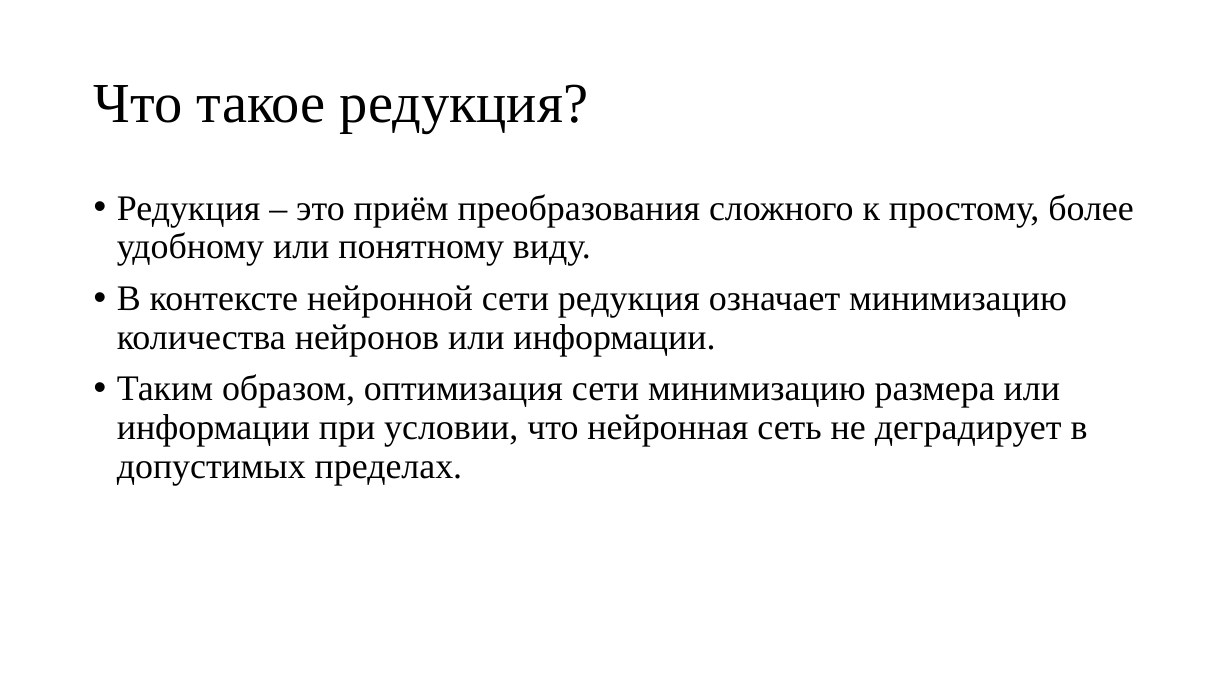
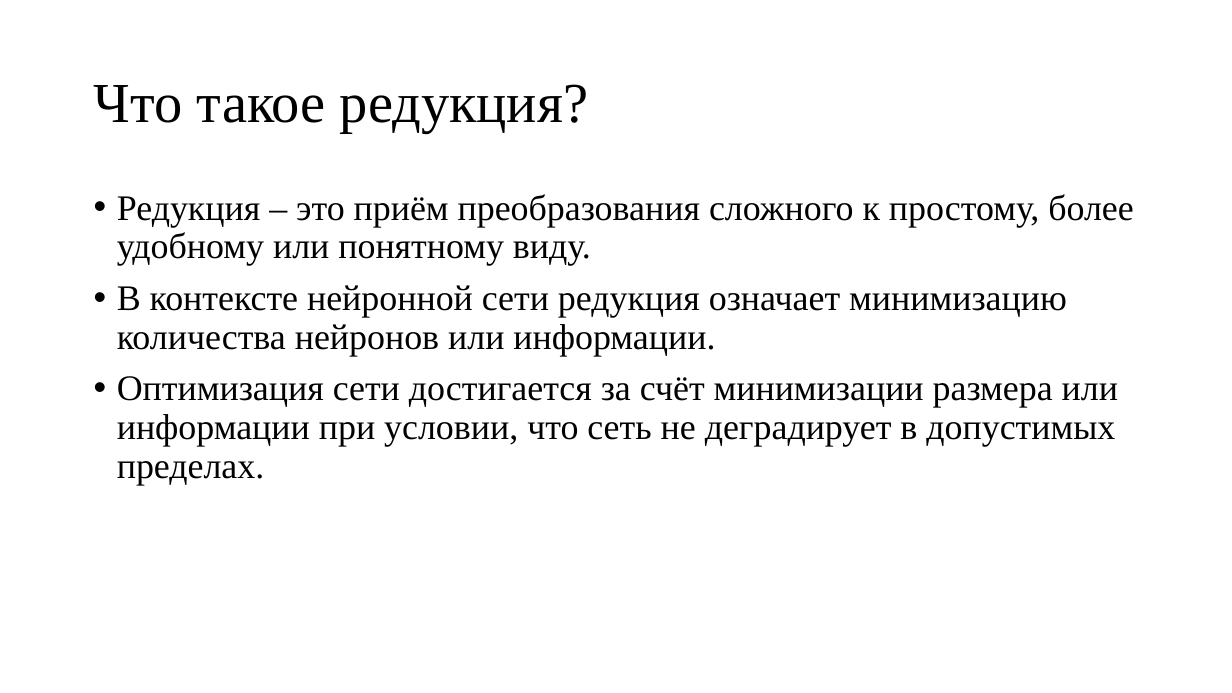
Before and after one commit to sven4500/masters-diploma, a slide deck: slide 9 of Презентация/Пезентация.ppt. Drawn at 1232x693 pixels with LibreOffice and Linux fonts; fonts in the diff are those of the drawing. Boxes give left, top, right and bottom in pixels: in the first picture for what was removed or moved away, otherwise in the second. Text is boxed around its words. In the diff, an @@ line names an element or a change of style, - is before the commit and + after.

```diff
--- a/Презентация/Пезентация.ppt
+++ b/Презентация/Пезентация.ppt
@@ text at bbox=[117, 376, 1118, 486]: text changed @@
-• Таким образом, оптимизация сети минимизацию размера или информации при условии, что нейронная сеть не деградирует в допустимых пределах.
+• Оптимизация сети достигается за счёт минимизации размера или информации при условии, что сеть не деградирует в допустимых пределах.
```
Also in this commit, not shown: 12 other slides changed, 2 slides added, 2 slides removed.
